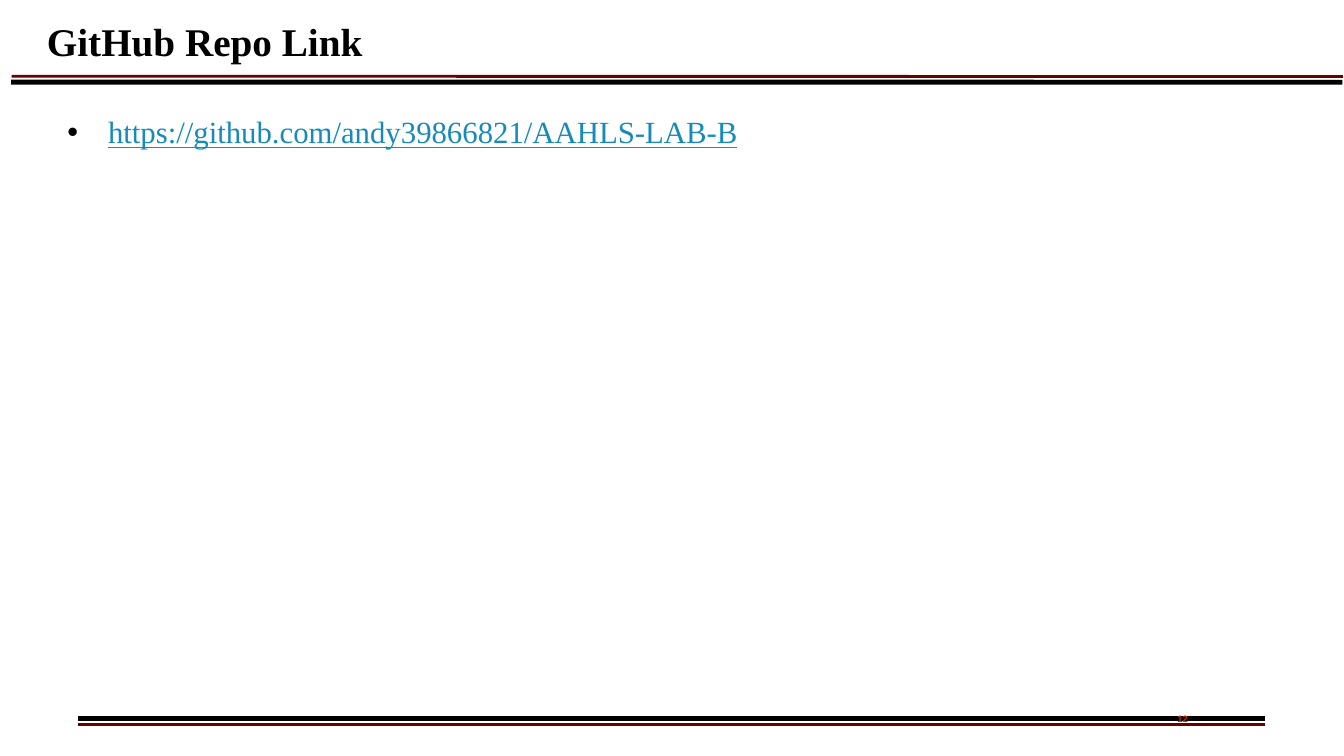
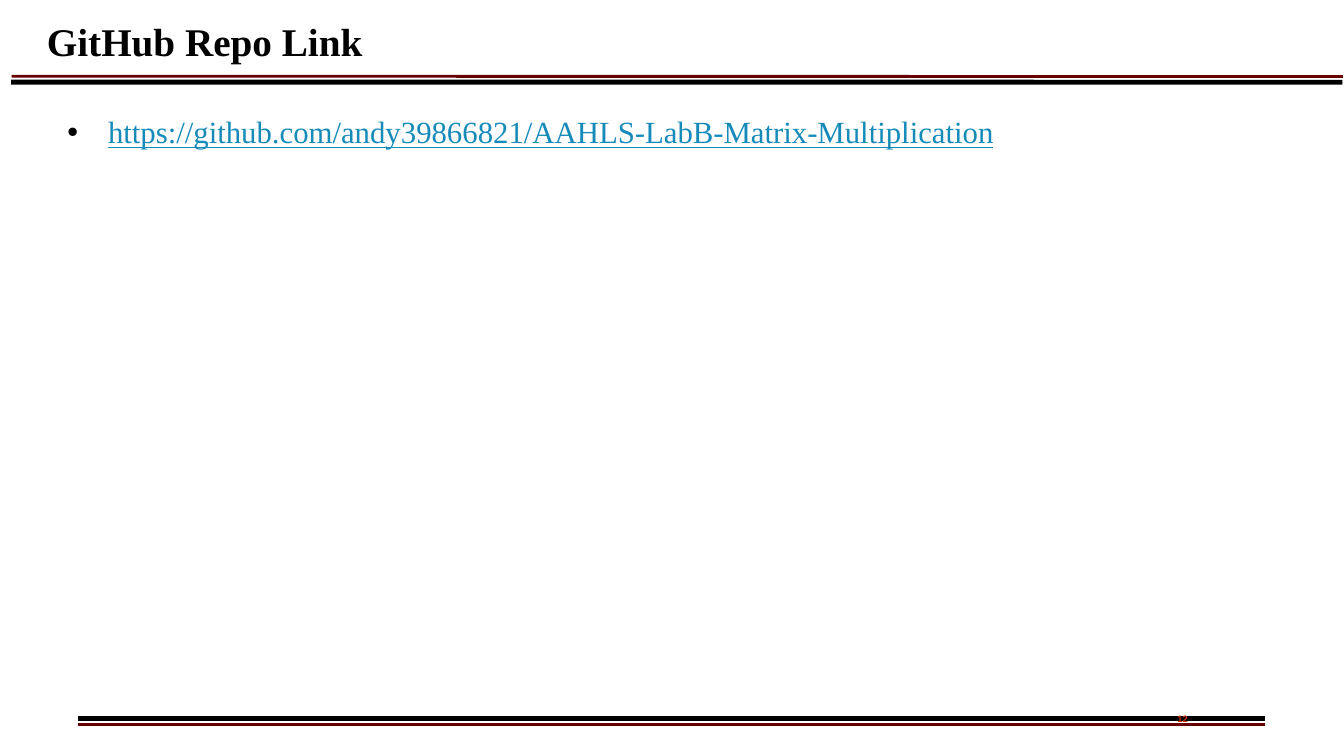
Before and after one commit to andy39866821/AAHLS-LabB-Matrix-Multiplication, a slide deck: slide 12 of Presentation.pptx. Drawn at 1344x756 pixels with LibreOffice and Linux fonts; fonts in the diff are those of the drawing; background and template pictures are left out. Boxes give left, top, right and bottom in pixels: in the first picture for what was removed or moved away, otherwise in the second. Text is boxed around its words. In the diff, an @@ line names an element or a change of style, - is before the commit and + after.

Commit message:
add repo link to ppt

```diff
--- a/Presentation.pptx
+++ b/Presentation.pptx
@@ text at <box>108,121,993,149</box>: text changed @@
-• https://github.com/andy39866821/AAHLS-LAB-B
+• https://github.com/andy39866821/AAHLS-LabB-Matrix-Multiplication
```
